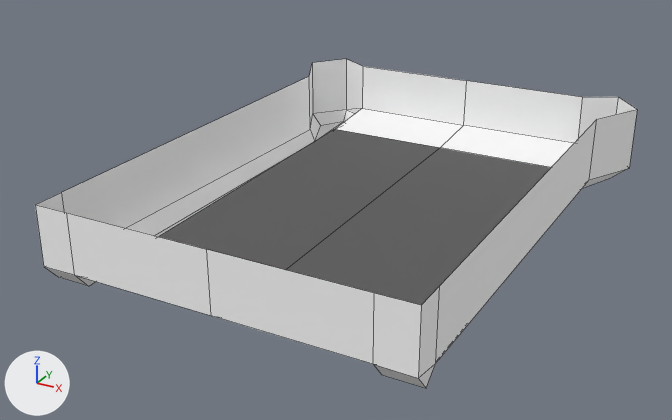
One commit to the FBX model Assets/Art/Gameplay/Dash Panel/Models/DashPanel.fbx: the scene before it, then after it.
Camera for both pictures: a 50 mm lens placed at (4.04, -9.07, 4.09), pointed at (-0.63, -0.58, -0.16). Every picture has the same lights, and +X, +Y and +Z are marked at lower left. Mesh edges are drawn as thin lines. Where no turn or scale is listed for an object, it has been applied to the vertices.

Objects in the first picture: 'BoostPad'.
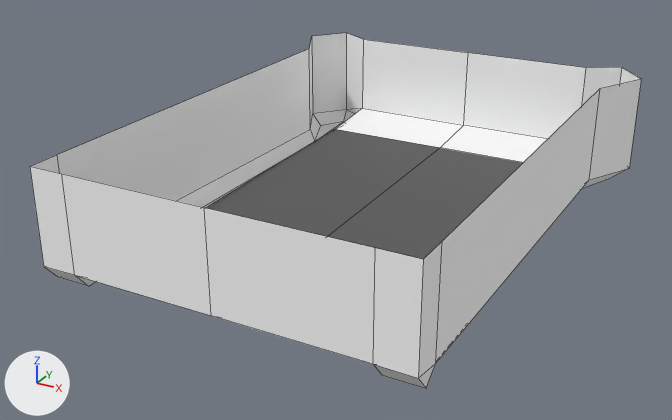
The newer file is also turned or shifted as a whole; pictures and numbers use the older file's frame.

Patch to the scene script:
```diff
--- a/Assets/Art/Gameplay/Dash Panel/Models/DashPanel.fbx.py
+++ b/Assets/Art/Gameplay/Dash Panel/Models/DashPanel.fbx.py
@@ me_cube @@
 me_cube.from_pydata(...)  # 58 vertices, 52 faces; spans x -2.72..1.96, y -3.32..2.92, z -0.34..0.58
 # used by ob_boostpad; location = (0.0, 0.0, 0.0)
+# me_cube part 1: all 16 vertices in x -2.72..1.96, y -3.32..2.92, z 0.58 are moved by (0.0, 0.0, 0.39)
 me_cube.materials.append(mat_material)
```

Boxes (x1, y1, x2, y2) around the edits, measured in the pictures (672 x 420 px; the box of a moved part takes in the faces that stretch with it):
'BoostPad', reshaped (8% taller): before (35, 59, 637, 388); after (30, 33, 641, 388)
part 1 of me_cube, moved or reshaped: before (35, 59, 637, 351); after (30, 33, 641, 351)
